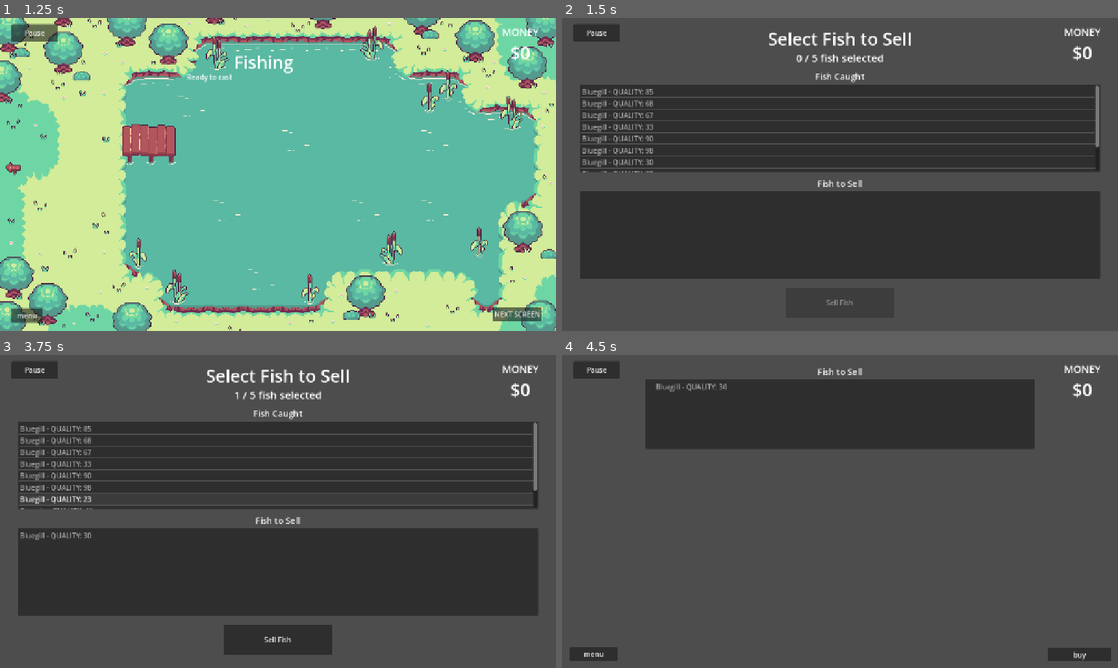
Above: before the commit, frames 1-4 (two rows, left to right).
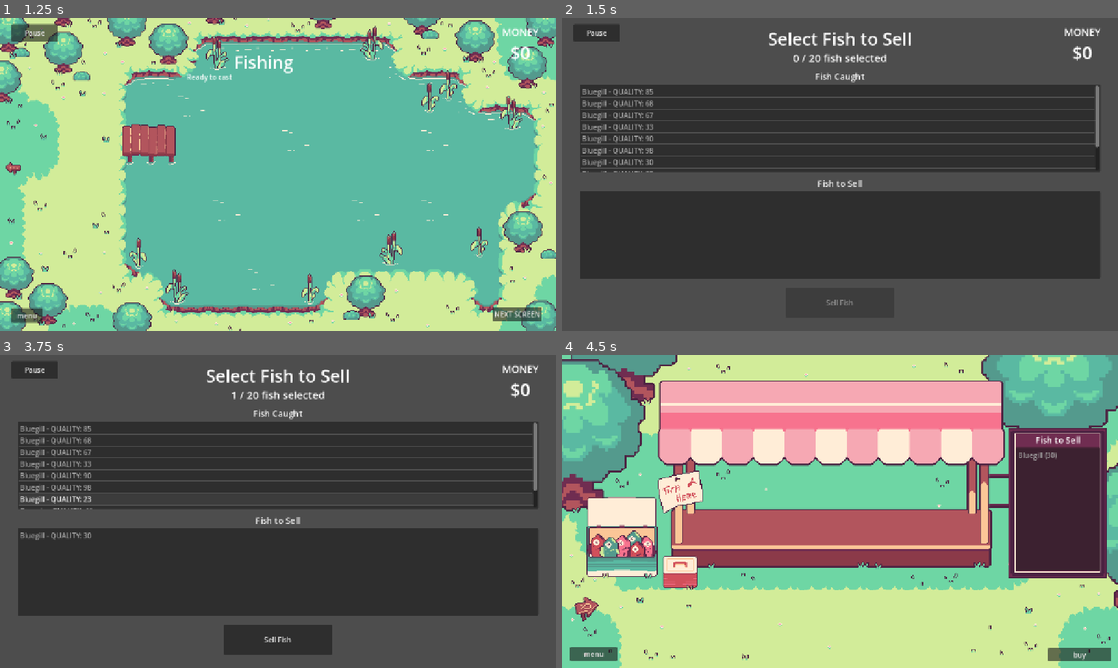
Above: after the commit, the same moments.

Repository: V-Mirea/comfy-summer-fishing-game
Game: Godot game, scene res://assets/game/game.tscn
Two runs of this game, one before a commit and one after it. Both use one fixed random seed, a clock stepped at 60 frames per second and the inputs below. The engine's default icon, where the game draws it, is replaced by a stand-in: a white triangle on a blue panel in a dark square.
Inputs (mouse positions are in pixels of both pictures, inside the frame that each line leads up to):
- Up to frame 1 (1.25 s): click "play" at 0.5 s
- Up to frame 2 (1.5 s): click "NEXT SCREEN" at 1.25 s
- Up to frame 3 (3.75 s): click "Pause" at 2 s; click "Resume" at 2.75 s; tap Enter at 3.5 s; move the mouse to (400, 495) at 3.52 s; hold Right (ui_right) from 3.53 s (still down); hold E (interact) from 3.53 s (still down); click (400, 495) at 3.67 s
- Up to frame 4 (4.5 s): release Right (ui_right) at 4.25 s; release E (interact) at 4.25 s; click "Sell Fish" at 4.25 s

Frame 1 is identical in both runs. In frame 2, 0.3% of the frame differs, in the area x 41-59%, y 11-15%; in frame 3, 0.3%; in frame 4, 100%, in the area x 0-100%, y 0-100%.

Commit message:
add art to selling screen

Diff:
--- a/assets/game/selling_scene/fish_list.gd
+++ b/assets/game/selling_scene/fish_list.gd
@@ -14,4 +14,4 @@
 func _on_fish_for_sale_changed(fish_to_sell: Array[Fish]):
 	clear()
 	for fish in fish_to_sell:
-		add_item("    %s - QUALITY: %d    " % [fish.species.display_name, fish.quality], null, false)
+		add_item("%s (%d)" % [fish.species.display_name, fish.quality], null, false)
--- a/assets/game/selling_scene/selling_scene.tscn
+++ b/assets/game/selling_scene/selling_scene.tscn
@@ -1,7 +1,9 @@
 [gd_scene format=3 uid="uid://cmg53b45ikcyy"]
 
 [ext_resource type="Script" uid="uid://bcypvgjpjqawc" path="res://assets/game/selling_scene/selling_manager.gd" id="1_w1ejd"]
+[ext_resource type="Texture2D" uid="uid://cu3akrrnbsbli" path="res://assets/game/selling_scene/Selling_stall.PNG" id="2_lr7ye"]
 [ext_resource type="Script" uid="uid://ltw1bdxt8jjj" path="res://assets/game/selling_scene/haggle_control/haggle_control.gd" id="2_o8g2t"]
+[ext_resource type="Texture2D" uid="uid://b51juuwb4au5g" path="res://assets/game/selling_scene/Sign_3.PNG" id="3_6hwc8"]
 [ext_resource type="Texture2D" uid="uid://c5y8k254xl3tx" path="res://assets/game/selling_scene/haggle_control/accept.png" id="3_lr7ye"]
 [ext_resource type="Texture2D" uid="uid://d0si60437xphd" path="res://assets/game/selling_scene/haggle_control/decline.png" id="4_6hwc8"]
 [ext_resource type="Script" uid="uid://dn6jc4vvv1clx" path="res://assets/game/selling_scene/fish_list.gd" id="5_iyhom"]
@@ -21,6 +23,14 @@
 [node name="SellingScene" type="Node2D" unique_id=826753257 node_paths=PackedStringArray("haggle_ui")]
 script = ExtResource("1_w1ejd")
 haggle_ui = NodePath("CanvasLayer/HaggleControl")
+
+[node name="Sprite2D" type="Sprite2D" parent="." unique_id=1442556545]
+texture = ExtResource("2_lr7ye")
+centered = false
+
+[node name="Sprite2D2" type="Sprite2D" parent="." unique_id=1821902243]
+position = Vector2(1106, 340)
+texture = ExtResource("3_6hwc8")
 
 [node name="Control" type="Control" parent="." unique_id=729090283]
 layout_mode = 3
@@ -64,10 +74,10 @@
 visible = false
 layout_mode = 3
 anchors_preset = 0
-offset_left = 127.0
-offset_top = 243.0
-offset_right = 1151.0
-offset_bottom = 333.0
+offset_left = 313.0
+offset_top = 71.0
+offset_right = 915.0
+offset_bottom = 161.0
 mouse_filter = 2
 script = ExtResource("2_o8g2t")
 price_label = NodePath("Label")
@@ -101,19 +111,19 @@
 
 [node name="AcceptButton" type="Button" parent="CanvasLayer/HaggleControl" unique_id=538134666]
 layout_mode = 0
-offset_left = 750.0
-offset_top = 22.0
-offset_right = 838.0
-offset_bottom = 65.0
+offset_left = 365.0
+offset_top = 23.0
+offset_right = 453.0
+offset_bottom = 66.0
 icon = ExtResource("3_lr7ye")
 icon_alignment = 1
 expand_icon = true
 
 [node name="DeclineButton" type="Button" parent="CanvasLayer/HaggleControl" unique_id=2071703029]
 layout_mode = 0
-offset_left = 877.0
+offset_left = 480.0
 offset_top = 22.0
-offset_right = 965.0
+offset_right = 568.0
 offset_bottom = 65.0
 icon = ExtResource("4_6hwc8")
 icon_alignment = 1
@@ -122,9 +132,9 @@
 [node name="CustomerSpawnArea" type="Control" parent="CanvasLayer" unique_id=529498331]
 layout_mode = 3
 anchor_left = 0.1
-anchor_top = 0.6
+anchor_top = 0.65
 anchor_right = 0.9
-anchor_bottom = 0.8
+anchor_bottom = 0.85
 grow_horizontal = 2
 grow_vertical = 2
 mouse_filter = 2
@@ -145,6 +155,10 @@
 anchor_top = 0.033
 anchor_right = 0.85
 anchor_bottom = 0.3
+offset_left = 852.0
+offset_top = 157.24
+offset_right = 151.0
+offset_bottom = 281.0
 size_flags_vertical = 3
 
 [node name="FishLabel" type="Label" parent="CanvasLayer/FishPanel" unique_id=1167204912]
--- a/assets/global/player_manager.gd
+++ b/assets/global/player_manager.gd
@@ -8,9 +8,9 @@
 signal upgrade_changed(upgrade_type: Upgrade.UpgradeType, new_level: int)
 
 const SAVE_PATH := "user://player_data.tres" #i think this is right? we'll have to figure this out but seems simple enough
-const BASE_SELL_SLOTS: int = 5
+const BASE_SELL_SLOTS: int = 20
 const SLOTS_PER_LEVEL: int = 1
-const MAX_SELL_SLOTS_CAP: int = 8
+const MAX_SELL_SLOTS_CAP: int = 20
 
 # not sure if we should hold these here?
 const PERFECT_POINTS: float = 2.0
Binary file added: assets/game/selling_scene/Selling_stall.PNG
Not shown, added: assets/game/selling_scene/Selling_stall.PNG.import
Binary file added: assets/game/selling_scene/Sign_3.PNG
Not shown, added: assets/game/selling_scene/Sign_3.PNG.import
